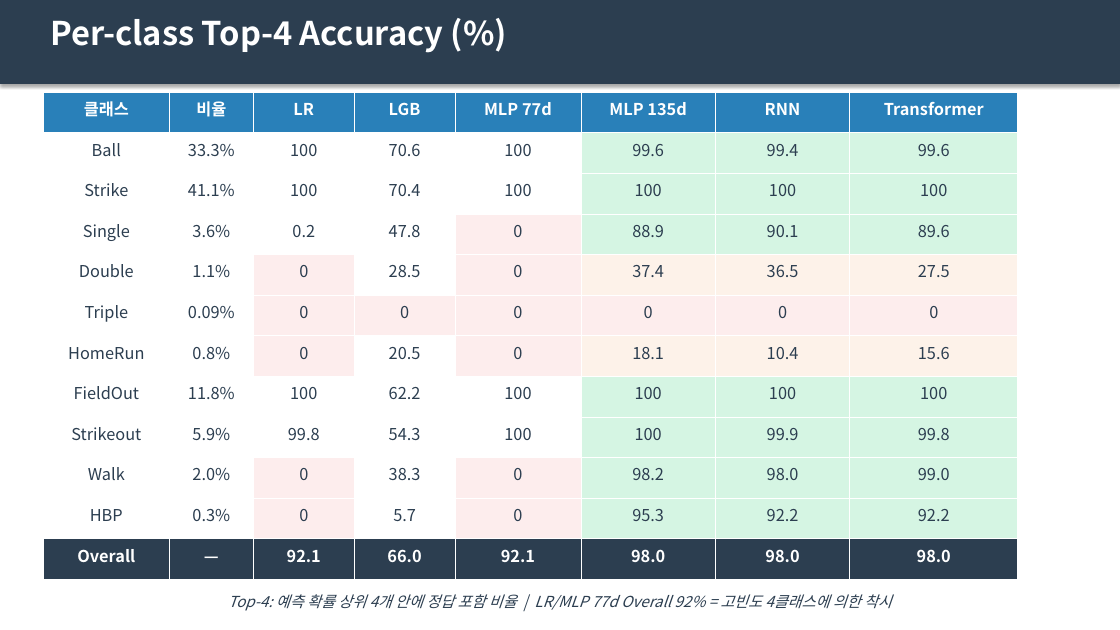
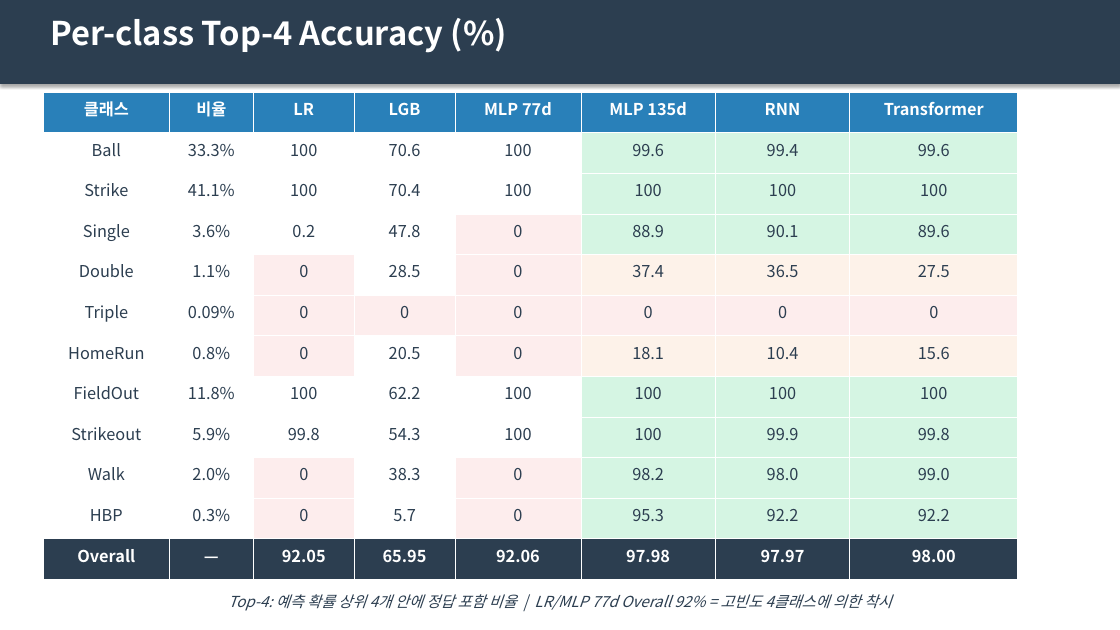
Before and after one commit to Pitcheezy/transition-models, a slide deck: slide 5 of outputs/presentations/10class_comparison.pptx. Drawn at 1120x630 pixels with LibreOffice and Linux fonts; fonts in the diff are those of the drawing. Boxes give left, top, right and bottom in pixels: in the first picture for what was removed or moved away, otherwise in the second. Text is boxed around its words. In the diff, an @@ line names an element or a change of style, - is before the commit and + after.

```diff
--- a/outputs/presentations/10class_comparison.pptx
+++ b/outputs/presentations/10class_comparison.pptx
@@ table at [44, 92, 1018, 580] @@
-row 12: Overall | — | 92.1 | 66.0 | 92.1 | 98.0 | 98.0 | 98.0
+row 12: Overall | — | 92.05 | 65.95 | 92.06 | 97.98 | 97.97 | 98.00
```
Also in this commit, not shown: 1 other file.
